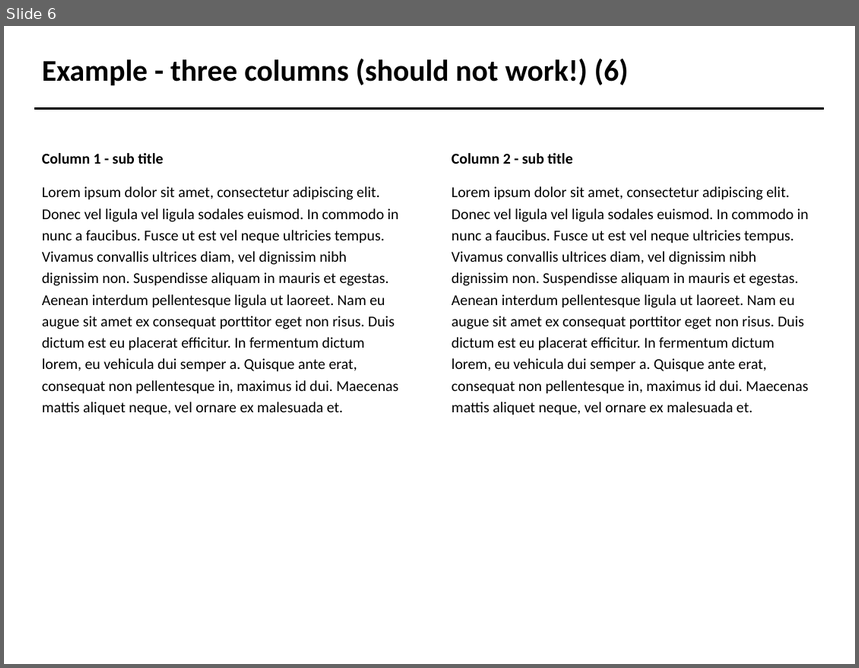
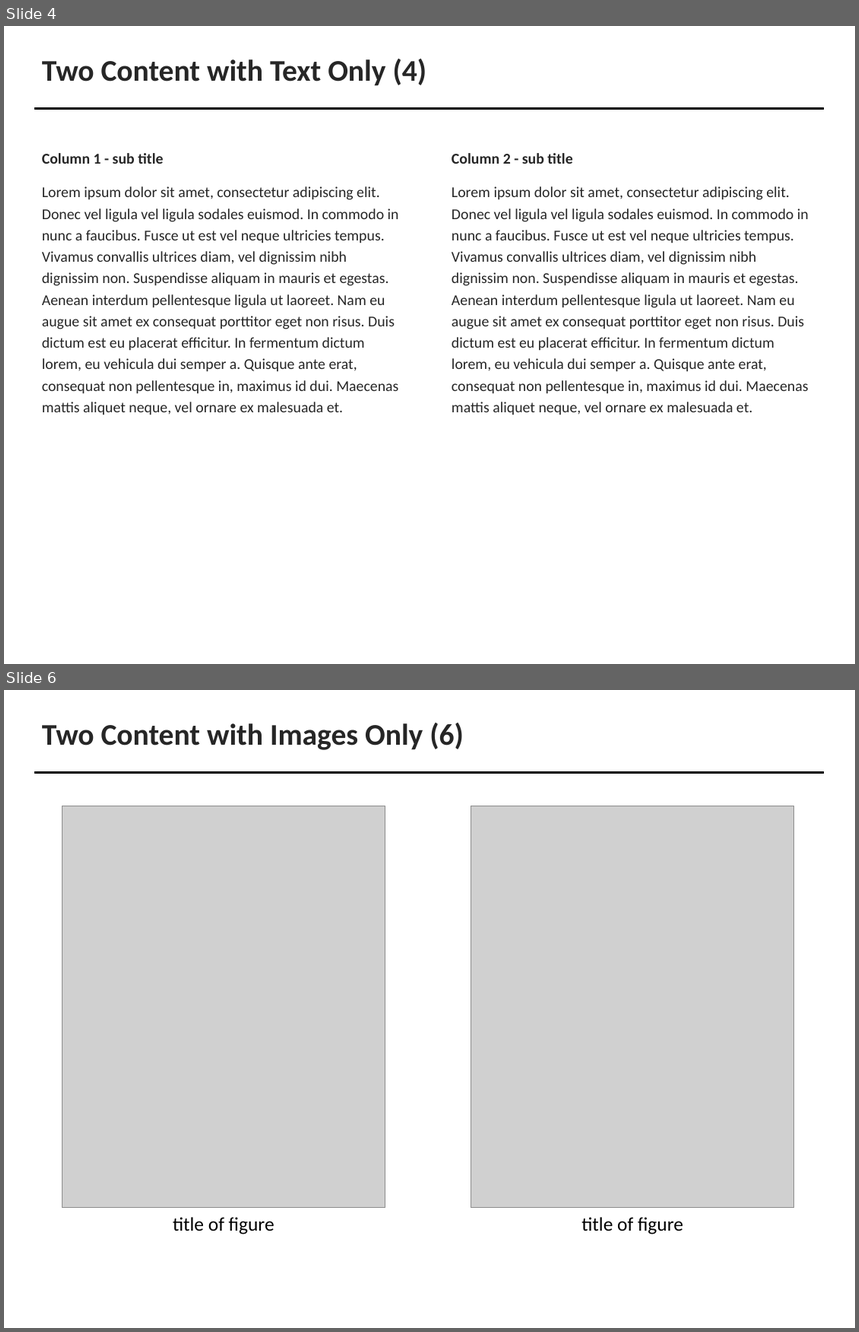
Before and after one commit to vcu-ssg/ssg-vcu-bofa-sandbox, a slide deck: study1.pptx. Shown one above the other, each under a label of ours: slide 6 before the commit, slides 4 and 6 after it; the slides between them are not shown. The pictures are 859x668 and 859x1332 pixels, drawn with LibreOffice and Linux fonts; fonts in the diff are those of the drawing; grey boxes stand for pictures; background and template pictures are left out. Boxes give left, top, right and bottom in pixels: in the first picture for what was removed or moved away, otherwise in the second. Text is boxed around its words. In the diff, an @@ line names an element or a change of style, - is before the commit and + after.

```diff
--- a/study1.pptx
+++ b/study1.pptx
@@ slide 6 added at [4, 690, 855, 1328], background #FFFFFF; not listed: 1 template element that a slide beside it also shows @@
@@ title added at [42, 723, 464, 750], 28 pt, text #262626, bold @@
+Two Content with Images Only (6)
@@ picture added at [62, 806, 386, 1208] @@
@@ picture added at [471, 806, 794, 1208] @@
@@ text added at [173, 1217, 275, 1234], 18 pt, text #000000 @@
+title of figure
@@ text added at [582, 1217, 683, 1234], 18 pt, text #000000 @@
+title of figure
@@ what was slide 6 is now slide 4 @@
@@ slide 4 changed as well @@
@@ title at [42, 59, 427, 86]: text changed; text colour #000000 to #262626 @@
-Example - three columns (should not work!) (6)
+Two Content with Text Only (4)
@@ text "Column 1 - sub title" at [42, 153, 399, 415]: text colour #000000 to #262626 @@
@@ text "Column 2 - sub title" at [452, 153, 809, 414]: text colour #000000 to #262626 @@
```
Also in this commit, not shown: 8 other slides changed, 3 other slides added, 2 slides removed, 4 other files.
